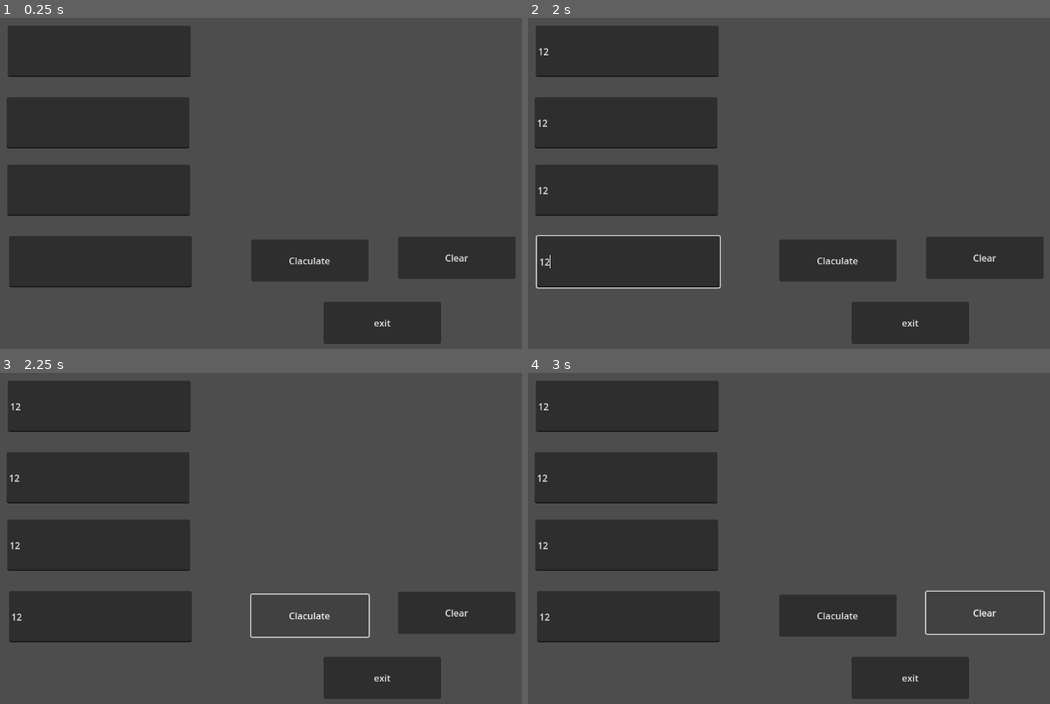
Above: before the commit, frames 1-4 (two rows, left to right).
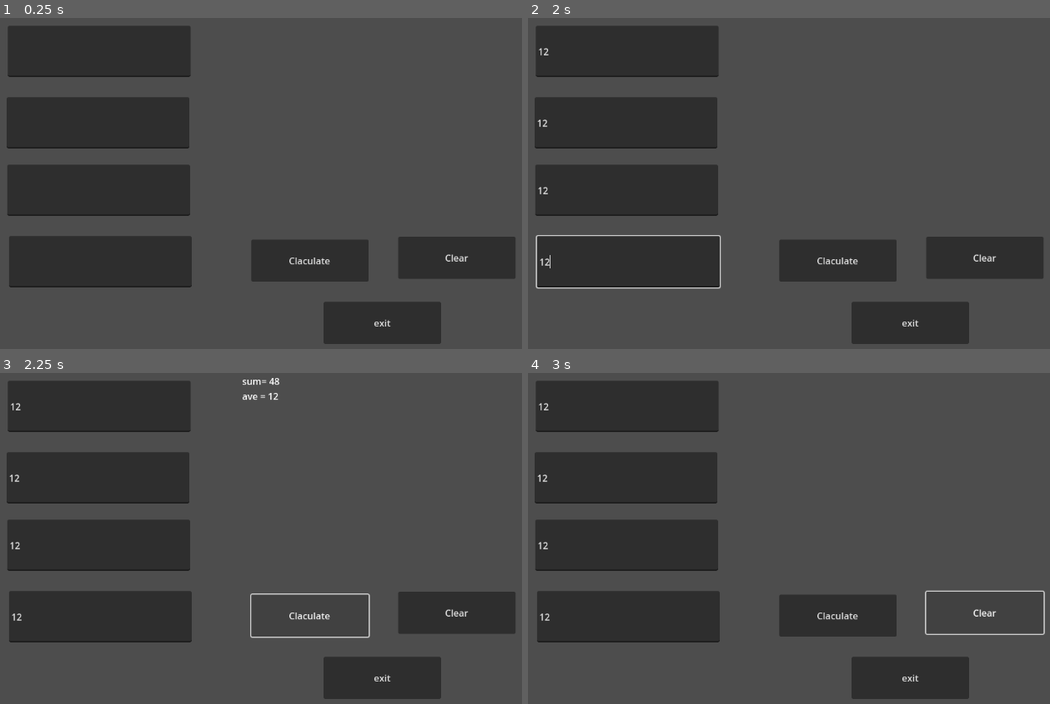
Above: after the commit, the same moments.

Repository: pepparwalsh/game-Design-1
Game: Godot game, scene res://lang_54b.tscn
Two runs of this game, one before a commit and one after it. Both use one fixed random seed, a clock stepped at 60 frames per second and the inputs below. This scene is started directly instead of the project's main scene.
Inputs (mouse positions are in pixels of both pictures, inside the frame that each line leads up to):
- Up to frame 1 (0.25 s): no input
- Up to frame 2 (2 s): click (627, 51) at 0.52 s; type "12" at 0.6 s; click (627, 123) at 0.75 s; type "12" at 0.83 s; click (627, 190) at 0.98 s; type "12" at 1.07 s; click (627, 262) at 1.27 s; type "12" at 1.35 s
- Up to frame 3 (2.25 s): click "Claculate" at 2 s
- Up to frame 4 (3 s): click "Clear" at 2.75 s

Frames 1-2 are identical in both runs. In frame 3, 0.1% of the frame differs, in the area x 46-54%, y 1-9%; in frame 4, nothing differs.
Error before the commit: Invalid assignment of property or key 'text' with value of type 'String' on a base object of type 'null instance'. (res://Lang_54b.gd:32)

Commit message:
exerise 123 done, 54b done, 58b done, working on calculator

Diff:
--- a/Lang_54b.gd
+++ b/Lang_54b.gd
@@ -12,7 +12,7 @@
 
 
 func _on_clear_pressed():
-	$lblOut.clear()
+	$lblOut.text=""
 
 
 func _on_exit_pressed():
@@ -29,4 +29,4 @@
 	var four = int($line4.text)
 	var sum = one + two + three + four
 	var ave = sum/4
-	$lblout.text = " sum= %d \n ave = %d " % [sum, ave]
+	$lblOut.text = " sum= %d \n ave = %d " % [sum, ave]
--- /dev/null
+++ b/calculator.tscn
@@ -0,0 +1,67 @@
+[gd_scene format=3 uid="uid://ckvp1lgoaw8pb"]
+
+[node name="Calculator" type="Control"]
+layout_mode = 3
+anchors_preset = 15
+anchor_right = 1.0
+anchor_bottom = 1.0
+offset_left = 1.0
+offset_right = 1.0
+grow_horizontal = 2
+grow_vertical = 2
+
+[node name="Button" type="Button" parent="."]
+layout_mode = 0
+offset_left = 206.0
+offset_top = 255.0
+offset_right = 354.0
+offset_bottom = 344.0
+
+[node name="Button2" type="Button" parent="."]
+layout_mode = 0
+offset_left = 32.0
+offset_top = 260.0
+offset_right = 178.0
+offset_bottom = 346.0
+
+[node name="Button3" type="Button" parent="."]
+layout_mode = 0
+offset_left = 208.0
+offset_top = 138.0
+offset_right = 351.0
+offset_bottom = 227.0
+
+[node name="Button4" type="Button" parent="."]
+layout_mode = 0
+offset_left = 29.0
+offset_top = 21.0
+offset_right = 176.0
+offset_bottom = 113.0
+
+[node name="Button5" type="Button" parent="."]
+layout_mode = 0
+offset_left = 206.0
+offset_top = 22.0
+offset_right = 351.0
+offset_bottom = 116.0
+
+[node name="Button6" type="Button" parent="."]
+layout_mode = 0
+offset_left = 32.0
+offset_top = 141.0
+offset_right = 177.0
+offset_bottom = 230.0
+
+[node name="Label" type="Label" parent="."]
+layout_mode = 0
+offset_left = 426.0
+offset_top = 29.0
+offset_right = 616.0
+offset_bottom = 110.0
+
+[node name="Label2" type="Label" parent="."]
+layout_mode = 0
+offset_left = 404.0
+offset_top = 125.0
+offset_right = 594.0
+offset_bottom = 206.0
